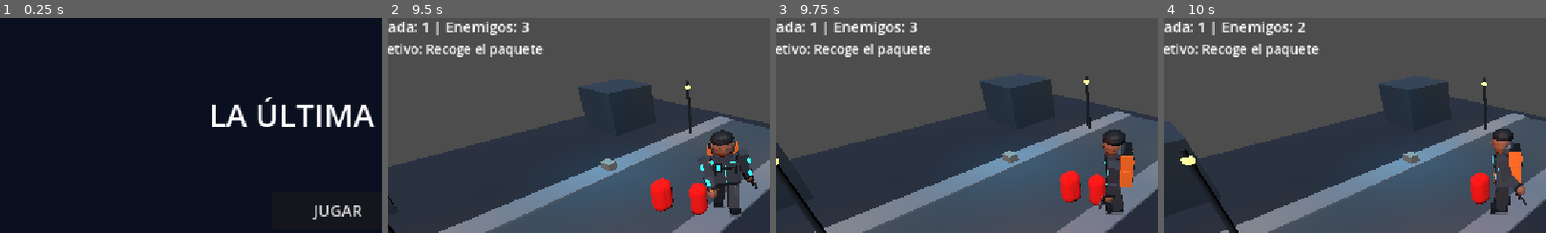
Above: before the commit, frames 1-4 (left to right).
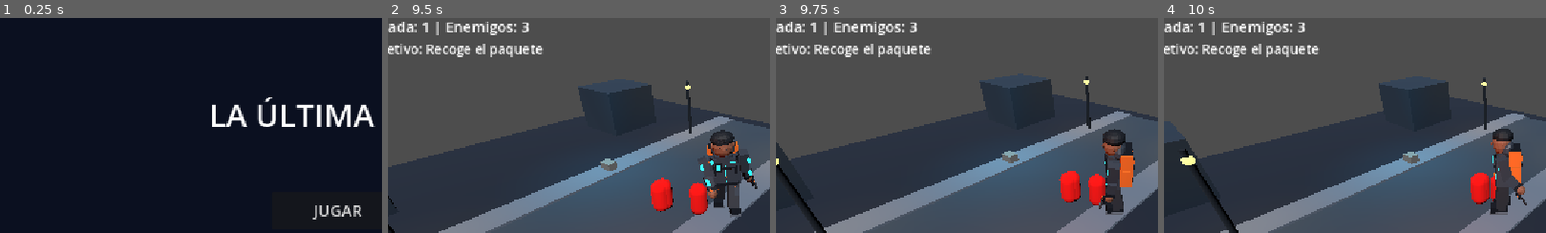
Above: after the commit, the same moments.

Repository: luismedinadl/la-ultima-ruta
Game: Godot game, scene res://scenes/ui/main_menu.tscn
Same seed, same stepped clock (60 frames per second), same inputs: the game is played once before the commit and once after it. Sound files missing from this copy of the repository are replaced by a short silence.
Inputs:
- Up to frame 1 (0.25 s): no input
- Up to frame 2 (9.5 s): click "JUGAR" at 0.5 s; hold D (move_right) 1.28-2.03 s; tap Space (attack) at 1.35, 2.1, 3.05, 3.6, 4.35, 5.3, 5.85, 6.6, 7.55, 8.1, 8.85 s; hold S (move_back) 2.03-2.78 s; hold D (move_right) 2.78-3.53 s; hold R 2.78-3.53 s; hold W (move_forward) 3.53-4.28 s; hold A (move_left) 4.28-5.78 s; tap R at 5.1 s; hold S (move_back) 5.78-6.53 s; hold D (move_right) 6.53-7.28 s; hold W (move_forward) 7.28-8.03 s; hold R 7.28-8.03 s; hold D (move_right) 8.03-8.78 s; hold S (move_back) from 8.78 s (still down)
- Up to frame 3 (9.75 s): release S (move_back) at 9.53 s; hold A (move_left) from 9.53 s (still down); tap R at 9.6 s
- Up to frame 4 (10 s): keep holding A (move_left); tap Space (attack) at 9.8 s
The pictures show only the part of the screen within x 6-56%, y 12-62%; the shares and areas given below are measured in that part.

Frames 1-3 are identical in both runs. In frame 4, 0.2% of the frame differs, in the area x 35-87%, y 3-86%.

Commit message:
Sonidos de zombis

Diff:
--- a/scenes/enemies/enemy_dummy.gd
+++ b/scenes/enemies/enemy_dummy.gd
@@ -9,8 +9,11 @@
 var health: int
 var player: CharacterBody3D
 var attack_cooldown_timer := 0.0
+var is_dead := false
 
 @onready var hurt_sound: AudioStreamPlayer = $HurtSound
+@onready var attack_sound: AudioStreamPlayer = $AttackSound
+@onready var death_sound: AudioStreamPlayer = $DeathSound
 
 
 func _ready() -> void:
@@ -19,6 +22,8 @@
 
 
 func _physics_process(delta: float) -> void:
+	if is_dead:
+		return
 	if player == null:
 		player = get_tree().get_first_node_in_group("player") as CharacterBody3D
 		return
@@ -53,15 +58,27 @@
 		return
 
 	attack_cooldown_timer = attack_cooldown
+	attack_sound.play()
 	player.take_damage(1)
 	print("El enemigo atacó a Nico.")
 
 
 func take_damage(amount: int) -> void:
-	hurt_sound.play()
+	if is_dead:
+		return
+
 	health -= amount
 	print("Enemigo golpeado. Vida restante: ", health)
 
 	if health <= 0:
+		is_dead = true
+		velocity = Vector3.ZERO
+		collision_layer = 0
+		collision_mask = 0
+
 		print("Enemigo eliminado.")
+		death_sound.play()
+		await death_sound.finished
 		queue_free()
+	else:
+		hurt_sound.play()
--- a/scenes/enemies/enemy_dummy.tscn
+++ b/scenes/enemies/enemy_dummy.tscn
@@ -2,6 +2,8 @@
 
 [ext_resource type="Script" uid="uid://dnt8up8rsscvj" path="res://scenes/enemies/enemy_dummy.gd" id="1_yq0tb"]
 [ext_resource type="AudioStream" uid="uid://b2sn85bb642au" path="res://assets/audio/sfx/impactSoft_medium_000.ogg" id="2_mtue1"]
+[ext_resource type="AudioStream" uid="uid://d4i5i5o84tb0h" path="res://assets/audio/sfx/zombie_attack.wav" id="3_42r36"]
+[ext_resource type="AudioStream" uid="uid://bkxjjdwuyk0f8" path="res://assets/audio/sfx/zombie_death.wav" id="4_cetg5"]
 
 [sub_resource type="StandardMaterial3D" id="StandardMaterial3D_tyqlt"]
 albedo_color = Color(1, 0, 0, 1)
@@ -23,3 +25,9 @@
 
 [node name="HurtSound" type="AudioStreamPlayer" parent="." unique_id=574625772]
 stream = ExtResource("2_mtue1")
+
+[node name="AttackSound" type="AudioStreamPlayer" parent="." unique_id=153853117]
+stream = ExtResource("3_42r36")
+
+[node name="DeathSound" type="AudioStreamPlayer" parent="." unique_id=516137904]
+stream = ExtResource("4_cetg5")
Not shown, added: assets/audio/sfx/zombie_attack.wav
Not shown, added: assets/audio/sfx/zombie_death.wav
